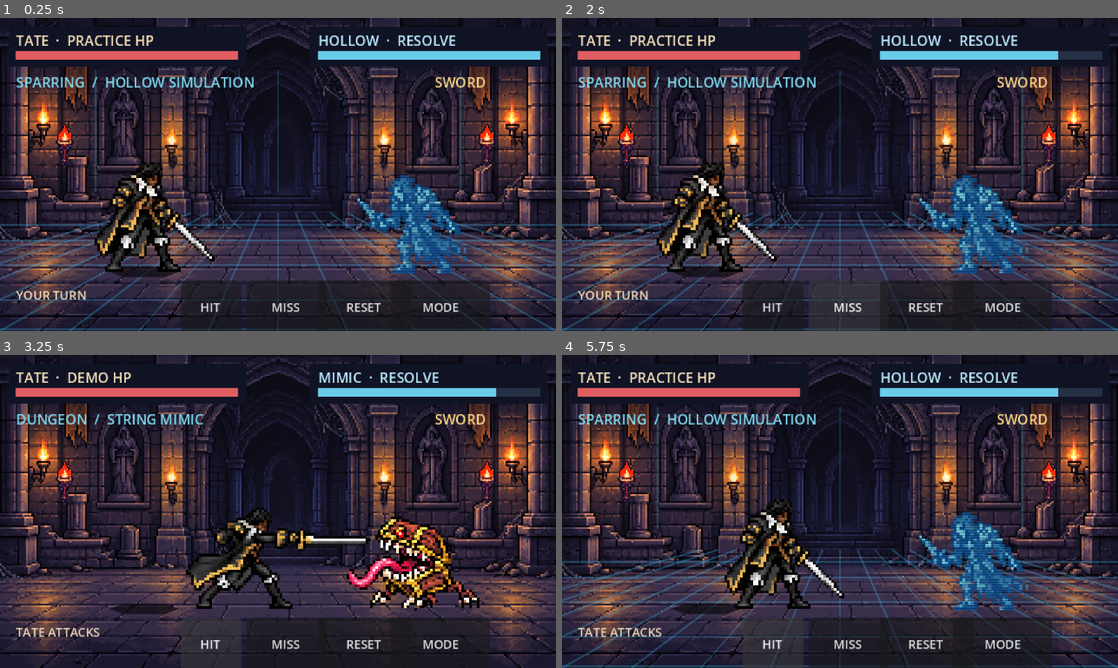
Above: before the commit, frames 1-4 (two rows, left to right).
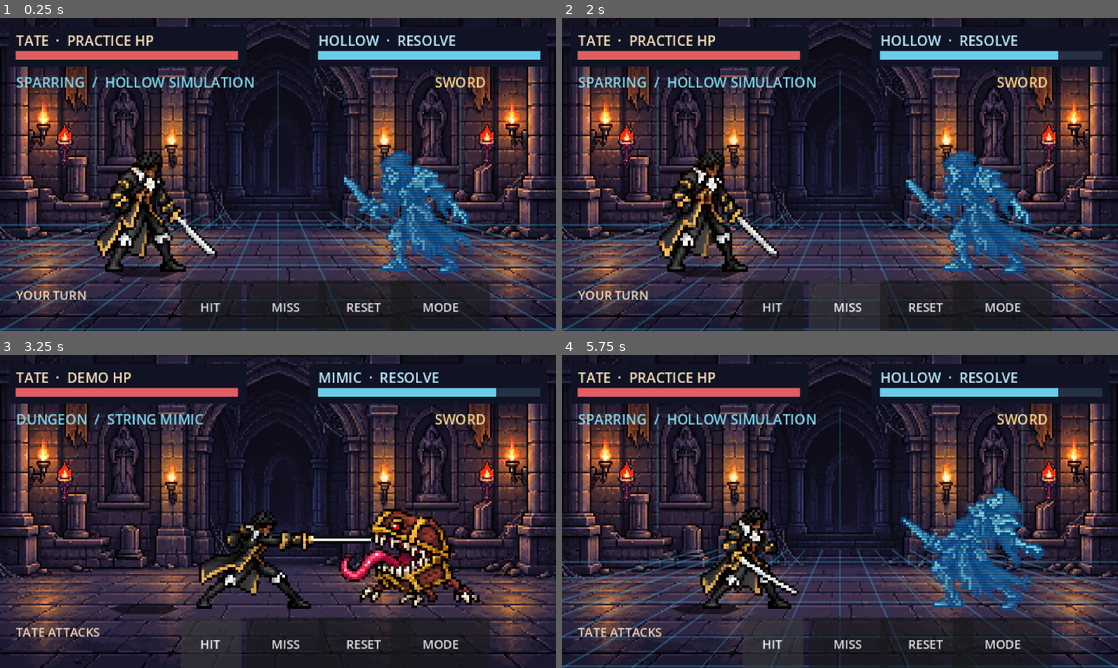
Above: after the commit, the same moments.

Repository: HeisLazi/python-tutorial-DiddyDungeon
Game: Godot game, scene res://main.tscn
The game is run twice, just before and just after one commit, with the same random seed, the same clock (stepped at 60 frames per second) and the same inputs.
Inputs:
- Up to frame 1 (0.25 s): no input
- Up to frame 2 (2 s): click "HIT" at 0.5 s; click "MISS" at 1.25 s
- Up to frame 3 (3.25 s): click "MODE" at 2 s; click "HIT" at 2.75 s
- Up to frame 4 (5.75 s): click "MISS" at 3.5 s; click "MODE" at 4.25 s; click "HIT" at 5 s

The runs differ from the first frame. In frame 1, 6.2% of the frame differs, in the area x 17-85%, y 42-82%; in frame 2, 6.3%; in frame 3, 6.8%; in frame 4, 7.8%, in the area x 24-87%, y 42-82%.

Commit message:
Add idle and hit reaction poses to combat study

Diff:
--- a/prototypes/godot-combat/arena.gd
+++ b/prototypes/godot-combat/arena.gd
@@ -2,10 +2,15 @@
 
 const HOLLOW_SHADER = preload("res://hollow.gdshader")
 const ATLAS: Texture2D = preload("res://art/tiles.png")
-const HUNTER: Texture2D = preload("res://art/tate-sword-v2-sheet.png")
+const HUNTER_SWORD: Texture2D = preload("res://art/tate-sword-v2-sheet.png")
+const HUNTER_IDLE: Texture2D = preload("res://art/tate-idle-sheet.png")
+const HUNTER_FOLLOW: Texture2D = preload("res://art/tate-followthrough-sheet.png")
+const HUNTER_HURT: Texture2D = preload("res://art/tate-hurt-sheet.png")
 const CRYPT: Texture2D = preload("res://art/crypt.png")
-const MIMIC: Texture2D = preload("res://art/string-mimic.png")
-const HOLLOW: Texture2D = preload("res://art/wraith-pixel.png")
+const MIMIC: Texture2D = preload("res://art/mimic-action-sheet.png")
+const MIMIC_HURT: Texture2D = preload("res://art/mimic-hurt-sheet.png")
+const HOLLOW: Texture2D = preload("res://art/hollow-action-sheet.png")
+const HOLLOW_HURT: Texture2D = preload("res://art/hollow-hurt-sheet.png")
 
 var hunter: Node2D
 var body: Sprite2D
@@ -34,6 +39,7 @@
 	build_scene()
 	if not shot_path.is_empty():
 		if shot_pose >= 0:
+			body.texture = HUNTER_SWORD
 			body.frame = clampi(shot_pose, 0, 3)
 		await get_tree().create_timer(0.8).timeout
 		await RenderingServer.frame_post_draw
@@ -91,7 +97,7 @@
 	hunter.position = Vector2(83, 146)
 	add_child(hunter)
 	body = Sprite2D.new()
-	body.texture = HUNTER
+	body.texture = HUNTER_IDLE
 	body.hframes = 4
 	body.frame = 0
 	body.scale = Vector2(1.5, 1.5)
@@ -101,8 +107,10 @@
 	hunter.add_child(body)
 	enemy = Sprite2D.new()
 	enemy.texture = HOLLOW
-	enemy.position = Vector2(237, 117)
-	enemy.scale = Vector2(1.65, 1.65)
+	enemy.hframes = 4
+	enemy.offset = Vector2(-7, 0)
+	enemy.position = Vector2(237, 96)
+	enemy.scale = Vector2(1.5, 1.5)
 	add_child(enemy)
 	set_mode(true)
 	build_hud()
@@ -157,8 +165,8 @@
 	simulated = is_simulated
 	if simulated:
 		enemy.texture = HOLLOW
-		enemy.scale = Vector2(1.65, 1.65)
-		enemy.position = Vector2(237, 117)
+		enemy.scale = Vector2(1.5, 1.5)
+		enemy.position = Vector2(237, 96)
 		var material := ShaderMaterial.new()
 		material.shader = HOLLOW_SHADER
 		enemy.material = material
@@ -166,7 +174,8 @@
 		enemy.texture = MIMIC
 		enemy.material = null
 		enemy.scale = Vector2(1.5, 1.5)
-		enemy.position = Vector2(237, 120)
+		enemy.position = Vector2(237, 96)
+	enemy.frame = 0
 	if mode_label:
 		mode_label.text = "SPARRING  /  HOLLOW SIMULATION" if simulated else "DUNGEON  /  STRING MIMIC"
 		enemy_label.text = "HOLLOW  ·  RESOLVE" if simulated else "MIMIC  ·  RESOLVE"
@@ -181,27 +190,37 @@
 	if acting or resolve <= 0 or hp <= 0: return
 	acting = true
 	status_label.text = "TATE ATTACKS"
+	body.texture = HUNTER_SWORD
 	var t := create_tween()
 	t.tween_callback(func(): body.frame = 1)
-	t.tween_interval(0.16)
+	t.tween_interval(0.12)
 	t.tween_callback(func(): body.frame = 2)
-	t.tween_interval(0.09)
+	t.tween_interval(0.08)
+	t.tween_callback(func(): body.texture = HUNTER_FOLLOW; body.frame = 0)
+	t.tween_interval(0.08)
+	t.tween_callback(func(): body.frame = 1)
+	t.tween_property(hunter, "position:x", 140.0, 0.14).set_trans(Tween.TRANS_QUAD)
+	t.tween_callback(func(): body.frame = 2)
+	t.tween_callback(_enemy_hit)
+	t.tween_interval(0.13)
 	t.tween_callback(func(): body.frame = 3)
-	t.tween_property(hunter, "position:x", 140.0, 0.14).set_trans(Tween.TRANS_QUAD)
-	t.tween_callback(_enemy_hit)
-	t.tween_interval(0.14)
-	t.tween_callback(func(): body.frame = 2)
-	t.tween_interval(0.09)
-	t.tween_callback(func(): body.frame = 0)
 	t.tween_property(hunter, "position:x", 83.0, 0.20)
 	t.tween_callback(_finish_turn)
 
 func _enemy_hit() -> void:
 	resolve = maxi(0, resolve - 1)
 	resolve_bar.size.x = 128.0 * resolve / 5.0
-	var t := create_tween()
-	t.tween_property(enemy, "modulate", Color(2, 2, 2), 0.08)
-	t.tween_property(enemy, "modulate", Color.WHITE, 0.12)
+	enemy.texture = HOLLOW_HURT if simulated else MIMIC_HURT
+	enemy.frame = 0
+	var t := create_tween()
+	t.tween_interval(0.07)
+	t.tween_callback(func(): enemy.frame = 1)
+	t.tween_interval(0.09)
+	t.tween_callback(func(): enemy.frame = 2)
+	t.tween_interval(0.09)
+	t.tween_callback(func(): enemy.frame = 3)
+	t.tween_interval(0.08)
+	t.tween_callback(func(): enemy.texture = HOLLOW if simulated else MIMIC; enemy.frame = 0)
 
 func _miss() -> void:
 	if acting or resolve <= 0 or hp <= 0: return
@@ -209,20 +228,35 @@
 	status_label.text = "HOLLOW STRIKES" if simulated else "MIMIC STRIKES"
 	var original := enemy.position
 	var t := create_tween()
+	t.tween_callback(func(): enemy.frame = 2)
+	t.tween_interval(0.15)
+	t.tween_callback(func(): enemy.frame = 3)
 	t.tween_property(enemy, "position:x", 196.0, 0.25)
 	t.tween_callback(_hunter_hit)
 	t.tween_property(enemy, "position", original, 0.25)
+	t.tween_callback(func(): enemy.frame = 0)
+	t.tween_interval(0.2)
 	t.tween_callback(_finish_turn)
 
 func _hunter_hit() -> void:
 	hp = maxi(0, hp - 1)
 	hp_bar.size.x = 128.0 * hp / 5.0
-	var t := create_tween()
-	t.tween_property(hunter, "modulate", Color(2, 0.6, 0.6), 0.08)
-	t.tween_property(hunter, "modulate", Color.WHITE, 0.12)
+	body.texture = HUNTER_HURT
+	body.frame = 0
+	var t := create_tween()
+	t.tween_interval(0.08)
+	t.tween_callback(func(): body.frame = 1)
+	t.tween_interval(0.1)
+	t.tween_callback(func(): body.frame = 2)
+	t.tween_interval(0.1)
+	t.tween_callback(func(): body.frame = 3)
+	t.tween_interval(0.1)
+	t.tween_callback(func(): body.texture = HUNTER_IDLE; body.frame = 0)
 
 func _finish_turn() -> void:
 	acting = false
+	body.texture = HUNTER_IDLE
+	body.frame = 0
 	status_label.text = "FOE BROKEN" if resolve == 0 else ("HUNTER DOWN" if hp == 0 else "YOUR TURN")
 
 func _reset() -> void:
@@ -235,6 +269,10 @@
 
 func _process(delta: float) -> void:
 	elapsed += delta
+	if not acting and body and enemy and shot_pose < 0:
+		var idle_cycle := [0, 1, 2, 3, 2, 1]
+		body.frame = idle_cycle[int(elapsed * 4.0) % idle_cycle.size()]
+		enemy.frame = int(elapsed * 3.0) % 2
 	queue_redraw()
 
 class SimulationOverlay extends Node2D:
--- /dev/null
+++ b/prototypes/godot-combat/tests/animation_smoke.gd
@@ -0,0 +1,49 @@
+extends SceneTree
+
+func _initialize() -> void:
+	call_deferred("run_checks")
+
+func sample(scene: Node, duration: float) -> Dictionary:
+	var seen := {"hunter": {}, "enemy": {}}
+	var steps := int(duration / 0.04)
+	for i in range(steps):
+		await create_timer(0.04).timeout
+		var hunter_key: String = scene.body.texture.resource_path.get_file() + ":" + str(scene.body.frame)
+		var enemy_key: String = scene.enemy.texture.resource_path.get_file() + ":" + str(scene.enemy.frame)
+		seen.hunter[hunter_key] = true
+		seen.enemy[enemy_key] = true
+	return seen
+
+func require(condition: bool, message: String) -> void:
+	if not condition:
+		push_error(message)
+		quit(1)
+		assert(condition, message)
+
+func run_checks() -> void:
+	var scene: Node = load("res://main.tscn").instantiate()
+	root.add_child(scene)
+	await process_frame
+	var idle: Dictionary = await sample(scene, 1.0)
+	require(idle.hunter.size() >= 3, "Tate idle poses did not advance")
+	require(idle.enemy.size() >= 2, "Hollow idle poses did not advance")
+	scene._attack()
+	var hit: Dictionary = await sample(scene, 1.2)
+	require(scene.resolve == 4 and not scene.acting, "Sword hit did not complete")
+	require(hit.hunter.has("tate-sword-v2-sheet.png:1") and hit.hunter.has("tate-followthrough-sheet.png:2"), "Sword poses missing")
+	require(hit.enemy.has("hollow-hurt-sheet.png:2"), "Hollow hit reaction missing")
+	scene._miss()
+	var miss: Dictionary = await sample(scene, 1.4)
+	require(scene.hp == 4 and not scene.acting, "Hollow counterattack did not complete")
+	require(miss.hunter.has("tate-hurt-sheet.png:2"), "Tate hit reaction missing")
+	require(miss.enemy.has("hollow-action-sheet.png:3"), "Hollow strike missing")
+	scene._toggle_mode()
+	require(not scene.simulated and scene.hp == 5 and scene.resolve == 5, "Dungeon mode did not reset")
+	scene._attack()
+	var mimic_hit: Dictionary = await sample(scene, 1.2)
+	require(mimic_hit.enemy.has("mimic-hurt-sheet.png:2"), "Mimic hit reaction missing")
+	scene._miss()
+	var mimic_miss: Dictionary = await sample(scene, 1.4)
+	require(mimic_miss.enemy.has("mimic-action-sheet.png:3"), "Mimic attack pose missing")
+	print("PASS: idle, sword, hit reactions, counters and both modes")
+	quit(0)
Binary file added: prototypes/godot-combat/art/hollow-action-sheet.png
Not shown, added: prototypes/godot-combat/art/hollow-action-sheet.png.import
Binary file added: prototypes/godot-combat/art/hollow-hurt-sheet.png
Not shown, added: prototypes/godot-combat/art/hollow-hurt-sheet.png.import
Binary file added: prototypes/godot-combat/art/mimic-action-sheet.png
Not shown, added: prototypes/godot-combat/art/mimic-action-sheet.png.import
Binary file added: prototypes/godot-combat/art/mimic-hurt-sheet.png
Not shown, added: prototypes/godot-combat/art/mimic-hurt-sheet.png.import
Binary file added: prototypes/godot-combat/art/tate-followthrough-sheet.png
Not shown, added: prototypes/godot-combat/art/tate-followthrough-sheet.png.import
Binary file added: prototypes/godot-combat/art/tate-hurt-sheet.png
Not shown, added: prototypes/godot-combat/art/tate-hurt-sheet.png.import
(and 19 more such lines)
